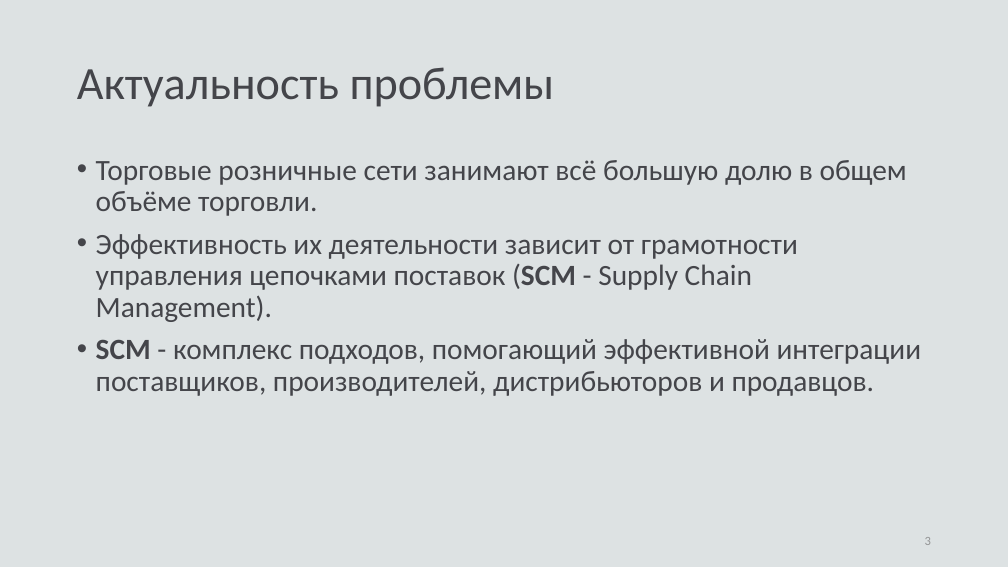
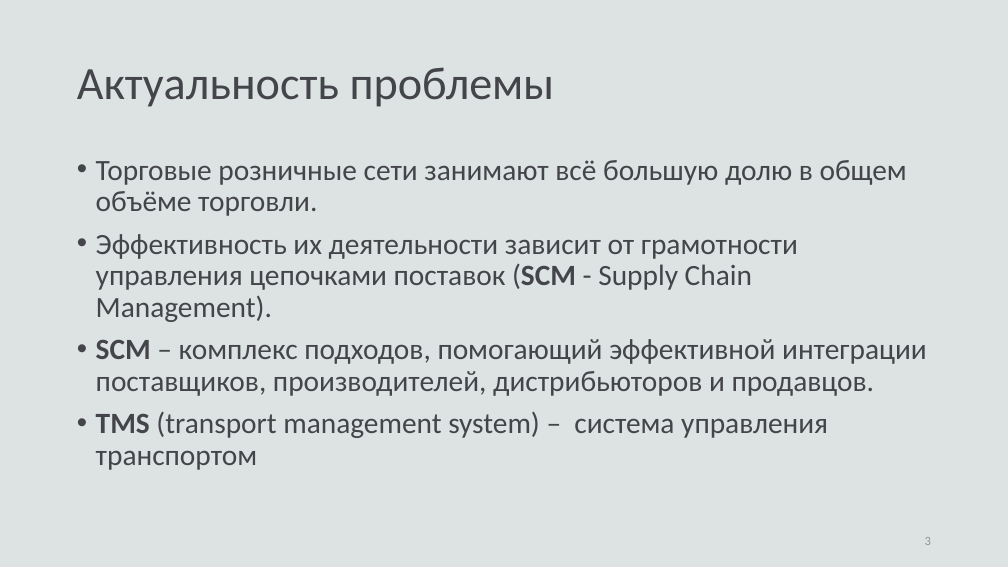
Before and after one commit to fairay/BachelorDiploma, a slide deck: slide 3 of presentation.pptx. Drawn at 1008x567 pixels with LibreOffice and Linux fonts; fonts in the diff are those of the drawing. Boxes give left, top, right and bottom in pixels: in the first picture for what was removed or moved away, otherwise in the second. Text is boxed around its words. In the diff, an @@ line names an element or a change of style, - is before the commit and + after.

```diff
--- a/presentation.pptx
+++ b/presentation.pptx
@@ text at <box>96,339,927,470</box>: text changed @@
-• SCM - комплекс подходов, помогающий эффективной интеграции поставщиков, производителей, дистрибьюторов и продавцов.
+• SCM – комплекс подходов, помогающий эффективной интеграции поставщиков, производителей, дистрибьюторов и продавцов.
+• TMS (transport management system) – система управления транспортом
```
Also in this commit, not shown: 3 other slides changed, 10 other files.
